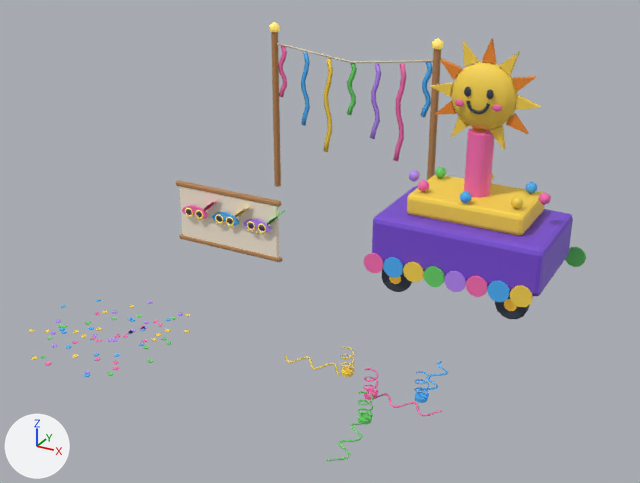
An edit to the glTF model packages/arquipelago/src/assets/festas/carnaval.glb, drawn before and after from the same camera.
Before and after are seen from a 50 mm lens placed at (3.47, -6.57, 3.77), pointed at (0.03, -0.31, 0.63). Lighting does not change. The marker at lower left points along +X, +Y and +Z. The older version comes first. Where no turn or scale is listed for an object, it has been applied to the vertices. Vertices at exactly the same position are counted once.

In view in the first picture: 'carro-alegorico', 'confetes', 'faixas', 'mascaras', 'serpentinas', 'sol-do-carro'.
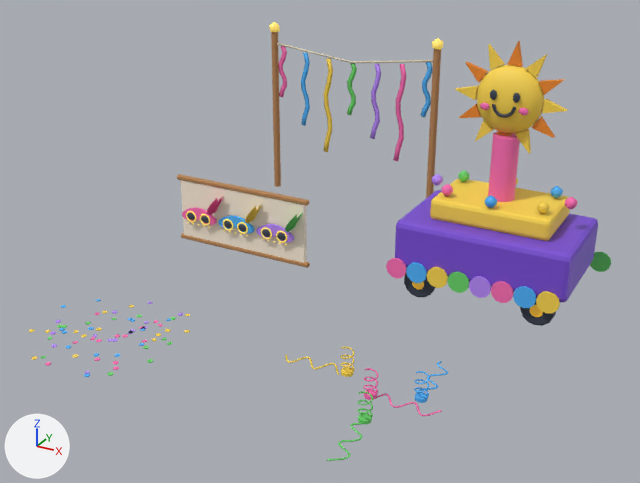
The newer file is also turned or shifted as a whole; pictures and numbers use the older file's frame.

Patch to the scene script:
```diff
--- a/packages/arquipelago/src/assets/festas/carnaval.glb.py
+++ b/packages/arquipelago/src/assets/festas/carnaval.glb.py
@@ me_carro_alegorico @@
-me_carro_alegorico.from_pydata(...)  # 1368 vertices, 2612 faces; spans x -0.9..0.9, y -0.53..0.53, z 0.0..2.12
+me_carro_alegorico.from_pydata(...)  # 1368 vertices, 2612 faces; spans x -0.67..1.13, y -0.53..0.53, z 0.0..2.12
+# me_carro_alegorico part 1: the whole mesh is moved by (0.23, 0.0, 0.0)
 me_carro_alegorico.materials.append(mat_carrobase)
@@ me_mascaras @@
-me_mascaras.from_pydata(...)  # 1707 vertices, 3192 faces; spans x -0.665..0.665, y -0.087..0.087, z 0.0..0.65
+me_mascaras.from_pydata(...)  # 1707 vertices, 3192 faces; spans x -0.665..0.895, y -0.087..0.094, z 0.0..0.71
+# me_mascaras part 2: the loose piece of 52 vertices spanning x -0.521..-0.438, y -0.029..-0.008, z 0.327..0.383 is scaled about its middle by 1.35, then moved by (0.007, 0.024, -0.057)
+# me_mascaras part 3: the loose piece of 52 vertices spanning x -0.391..-0.308, y -0.029..-0.008, z 0.327..0.383 is scaled about its middle by 1.35, then moved by (0.053, 0.024, -0.057)
+# me_mascaras part 4: the loose piece of 52 vertices spanning x -0.141..-0.058, y -0.029..-0.008, z 0.327..0.383 is scaled about its middle by 1.35, then moved by (0.087, 0.024, -0.057)
+# me_mascaras part 5: the loose piece of 52 vertices spanning x -0.011..0.072, y -0.029..-0.008, z 0.327..0.383 is scaled about its middle by 1.35, then moved by (0.133, 0.024, -0.057)
+# me_mascaras part 6: the loose piece of 52 vertices spanning x 0.239..0.322, y -0.029..-0.008, z 0.327..0.383 is scaled about its middle by 1.35, then moved by (0.167, 0.024, -0.057)
+# me_mascaras part 7: the loose piece of 52 vertices spanning x 0.369..0.452, y -0.029..-0.008, z 0.327..0.383 is scaled about its middle by 1.35, then moved by (0.213, 0.024, -0.057)
+# me_mascaras part 8: the loose piece of 56 vertices spanning x -0.529..-0.431, y -0.028..-0.014, z 0.307..0.403 is scaled about its middle by 1.35, then moved by (0.007, 0.024, -0.057)
+# me_mascaras part 9: the loose piece of 56 vertices spanning x -0.399..-0.301, y -0.028..-0.014, z 0.307..0.403 is scaled about its middle by 1.35, then moved by (0.053, 0.024, -0.057)
+# me_mascaras part 10: the loose piece of 56 vertices spanning x -0.149..-0.051, y -0.028..-0.014, z 0.307..0.403 is scaled about its middle by 1.35, then moved by (0.087, 0.024, -0.057)
+# me_mascaras part 11: the loose piece of 56 vertices spanning x -0.019..0.079, y -0.028..-0.014, z 0.307..0.403 is scaled about its middle by 1.35, then moved by (0.133, 0.024, -0.057)
+# me_mascaras part 12: the loose piece of 56 vertices spanning x 0.231..0.329, y -0.028..-0.014, z 0.307..0.403 is scaled about its middle by 1.35, then moved by (0.167, 0.024, -0.057)
+# me_mascaras part 13: the loose piece of 56 vertices spanning x 0.361..0.459, y -0.028..-0.014, z 0.307..0.403 is scaled about its middle by 1.35, then moved by (0.213, 0.024, -0.057)
+# me_mascaras part 14: 915 of 1707 vertices moved; they spanned x -0.665..0.665, y -0.087..0.087, z 0.0..0.65 and now span x -0.665..0.895, y -0.087..0.094, z 0.0..0.71; mean shift (0.121, 0.021, -0.039); largest move (0.547, 0.045, 0.625) -> (0.847, 0.069, 0.685)
+# other edits to the shape of me_mascaras do not show in these pictures
 me_mascaras.materials.append(mat_parede)
@@ ob_sol_do_carro @@
 ob_sol_do_carro = bpy.data.objects.new('sol-do-carro', me_sol_do_carro)
-ob_sol_do_carro.location = (1.065, 0.771, 1.82)
+ob_sol_do_carro.location = (1.295, 0.771, 1.82)
```

Changed parts and their boxes (x1, y1, x2, y2) in the pictures (640 x 483 px; the box of a moved part takes in the faces that stretch with it):
'carro-alegorico', moved: before (364, 62, 586, 319); after (386, 65, 611, 326)
'mascaras', reshaped (22% wider, 14% taller): before (176, 180, 285, 262); after (177, 174, 310, 268)
'sol-do-carro', moved: before (430, 38, 541, 150); after (455, 41, 568, 154)
part 2 of me_mascaras, moved or reshaped: before (186, 210, 192, 215); after (187, 213, 195, 220)
part 3 of me_mascaras, moved or reshaped: before (196, 212, 202, 217); after (201, 216, 209, 223)
part 4 of me_mascaras, moved or reshaped: before (216, 216, 222, 221); after (224, 221, 232, 228)
part 5 of me_mascaras, moved or reshaped: before (227, 218, 233, 224); after (238, 224, 246, 231)
part 6 of me_mascaras, moved or reshaped: before (248, 223, 254, 228); after (262, 230, 271, 237)
part 7 of me_mascaras, moved or reshaped: before (259, 225, 265, 231); after (277, 233, 286, 240)
part 8 of me_mascaras, moved or reshaped: before (185, 208, 193, 217); after (186, 211, 196, 223)
part 9 of me_mascaras, moved or reshaped: before (195, 210, 203, 219); after (200, 214, 210, 226)
part 10 of me_mascaras, moved or reshaped: before (215, 214, 223, 223); after (223, 219, 233, 231)
part 11 of me_mascaras, moved or reshaped: before (226, 217, 234, 226); after (237, 222, 248, 234)
part 12 of me_mascaras, moved or reshaped: before (247, 221, 255, 230); after (261, 227, 272, 240)
part 13 of me_mascaras, moved or reshaped: before (258, 224, 266, 233); after (276, 231, 287, 243)
part 14 of me_mascaras, moved or reshaped: before (176, 180, 285, 262); after (177, 174, 310, 268)
